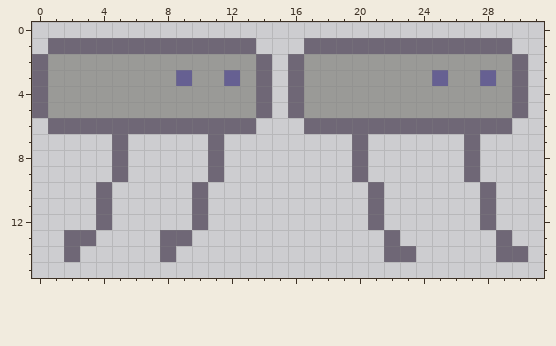
Pixel-art sprite -- Assets/Sprites/Player/robit-jump.png. Above: the version before the commit.
The file is 32x16 pixels.
New version:
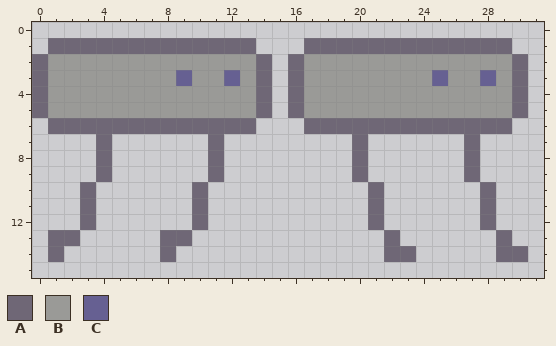
Palette (. is transparent): A #6f6776  B #9a9a97  C #666092
From old to new:
@@ x 0..7 @@
  6 .AAAAAAA
- 7 .....A..
- 8 .....A..
- 9 .....A..
-10 ....A...
-11 ....A...
-12 ....A...
-13 ..AA....
-14 ..A.....
+ 7 ....A...
+ 8 ....A...
+ 9 ....A...
+10 ...A....
+11 ...A....
+12 ...A....
+13 .AA.....
+14 .A......
 15 ........
